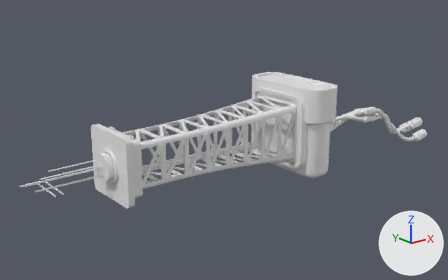
Two versions of the FBX model Models/FBX/FBX_Pylon_Sensors1.fbx, one commit apart.
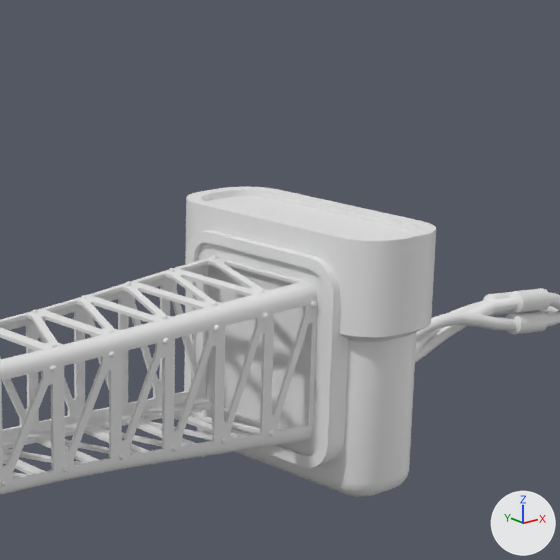
Each version is shown whole from a 50 mm lens placed at (-8.97, -5.45, 1.64), pointed at (-4.35, 0.33, -0.67), then close up on the part from 42% to 85% of the width and 3% to 71% of the height. Lighting does not change. The marker at lower right points along +X, +Y and +Z. Where no turn or scale is listed for an object, it has been applied to the vertices. Vertices at the same position are counted once.

Before the edit, the objects in view are built like this:
```python
me_beziercurve_004 = bpy.data.meshes.new('BezierCurve.004')
me_beziercurve_004.from_pydata(...)  # 1260 vertices, 1224 faces; spans x -0.04..2.47, y -0.2..0.2, z -0.53..0.2
# faces by material slot: [252, 972]
me_beziercurve_004.materials.append(mat_m_metal)  # white #e7e7e7
me_beziercurve_004.materials.append(mat_m_rubber)  # white #e7e7e7
me_cube_032 = bpy.data.meshes.new('Cube.032')
me_cube_032.from_pydata(...)  # 440 vertices, 399 faces; spans x -7.528..-6.96, y -0.618..0.617, z -0.865..0.275
# faces by material slot: [379, 20]
me_cube_032.materials.append(mat_m_metal)  # white #e7e7e7
me_cube_032.materials.append(mat_m_emissive)  # white #e7e7e7
me_cube_035 = bpy.data.meshes.new('Cube.035')
me_cube_035.from_pydata(...)  # 264 vertices, 219 faces; spans x -1.82..0.84, y -0.45..0.45, z -0.45..0.46
me_cube_035.materials.append(mat_m_metal)  # white #e7e7e7
ob_beziercurve_001 = bpy.data.objects.new('BezierCurve.001', me_beziercurve_004)
ob_beziercurve_001.location = (-3.187, -0.001, -0.718)
ob_cube_001 = bpy.data.objects.new('Cube.001', me_cube_032)
ob_cube_001.location = (3.773, 0.0, -0.248)
ob_cube_003 = bpy.data.objects.new('Cube.003', me_cube_035)
ob_cube_003.location = (-4.309, 0.0, -0.535)
# also in view: 'Cube.009' at (-4.85, 0.0, -0.53)
```
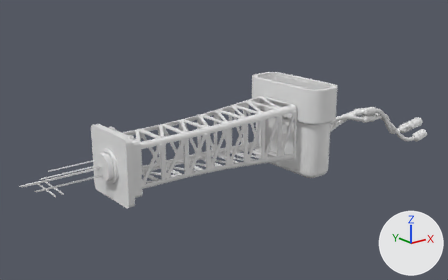
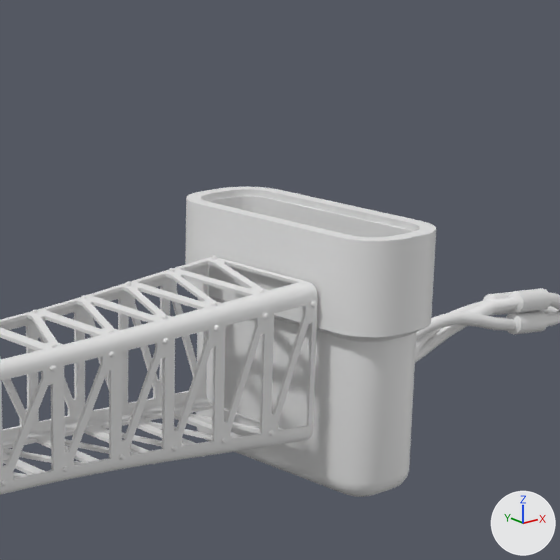
Pixel boxes (x1, y1, x2, y2) of what changed, in the close-ups (560 x 560 px):
'Cube.003', reshaped (not visible afterwards): before (184, 231, 349, 468)
part 2 of me_cube_032, built on: (186, 187, 436, 241) in both

What the commit changed:
me_cube_032 is used by ob_cube_001; location (3.773, 0.0, -0.248).
me_cube_032 had 440 vertices, 399 faces and spanned x -7.528..-6.96, y -0.618..0.617, z -0.865..0.275.
me_cube_032 now has 608 vertices, 543 faces and spans x -7.528..-6.96, y -0.618..0.617, z -0.865..0.275.
Part 2, on me_cube_032:
48 vertices are removed from x -7.464..-7.097, y -0.554..0.553, z 0.245..0.275.
49 faces are deleted.
120 vertices are added at x -7.473..-7.088, y -0.563..0.562, z -0.255..0.275.
48 new vertices lie (0.0, 0.0, 0.5) away from vertices in x -7.452..-7.108, y -0.542..0.541, z -0.255.
48 new vertices lie (0.0, 0.0, 0.03) away from vertices in x -7.464..-7.097, y -0.554..0.553, z 0.245.
193 new faces join them, mat_m_metal (white #e7e7e7).
me_cube_035 has 264 vertices, 219 faces and spans x -1.82..0.84, y -0.45..0.45, z -0.45..0.46.
me_cube_035 is used by ob_cube_003; location (-4.309, 0.0, -0.535).
me_cube_035 part 1: the loose piece of 120 vertices spanning x 0.52..0.84, y -0.45..0.45, z -0.45..0.46 is deleted.
